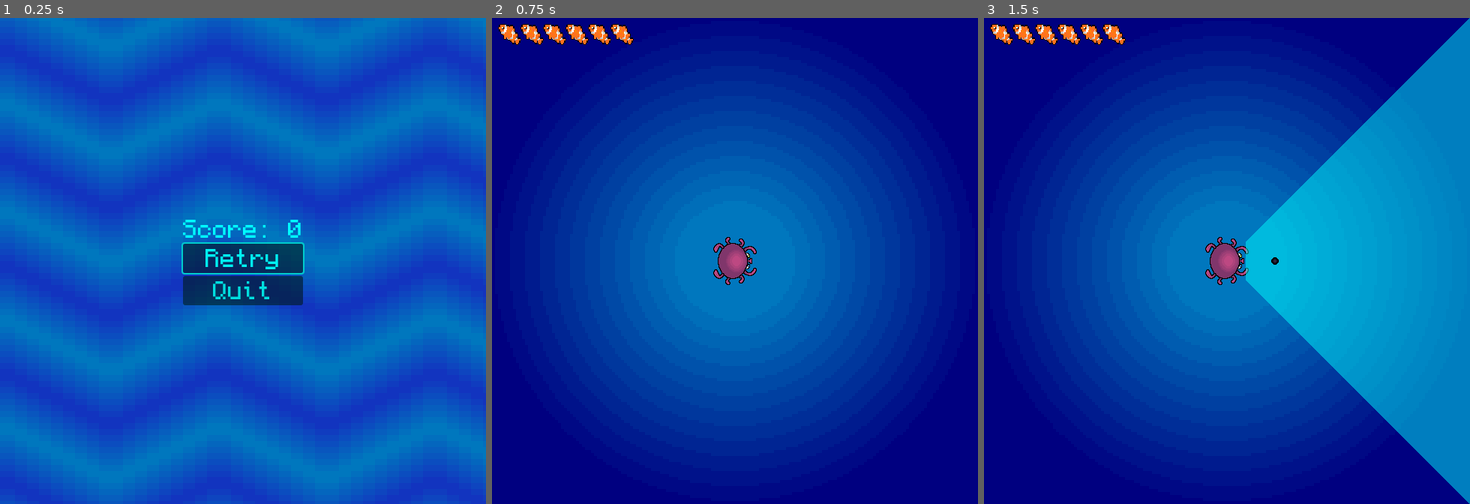
Above: before the commit, frames 1-3 (left to right).
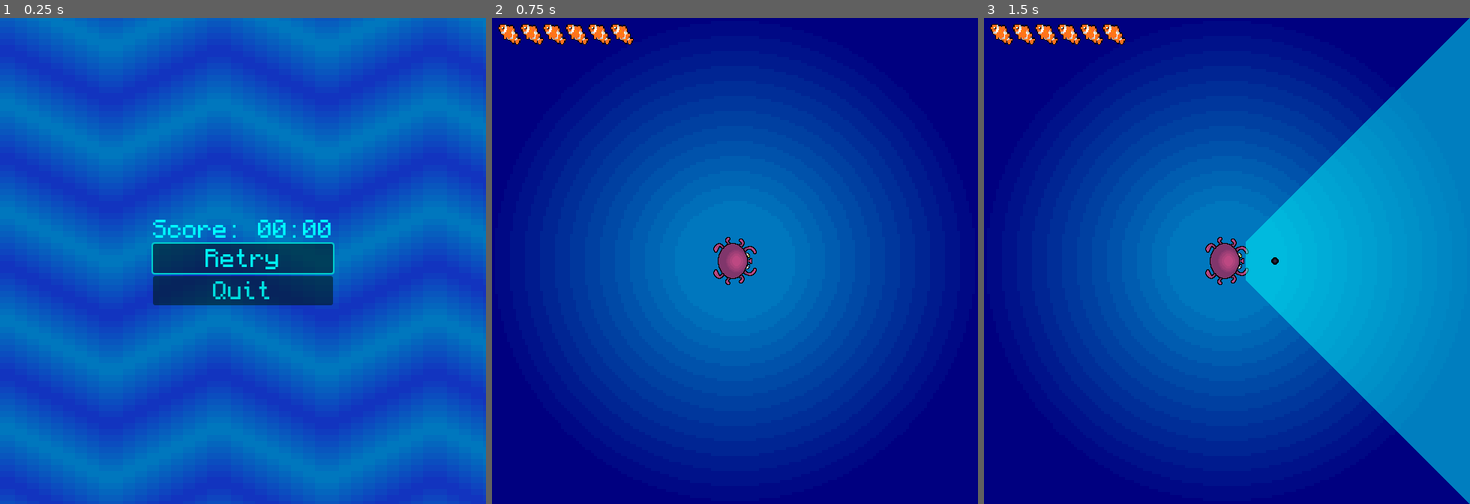
Above: after the commit, the same moments.

Repository: jonael-garcia26/OctoPause
Game: Godot game, scene res://Scenes/GameOver.tscn
Two runs of this game, one before a commit and one after it. Both use one fixed random seed, a clock stepped at 60 frames per second and the inputs below. This scene is started directly instead of the project's main scene.
Inputs:
- Up to frame 1 (0.25 s): no input
- Up to frame 2 (0.75 s): click "Retry" at 0.5 s
- Up to frame 3 (1.5 s): tap Enter at 1.25 s; hold D (right) from 1.28 s (still down)

The runs differ from the first frame. In frame 1, 2.2% of the frame differs, in the area x 31-69%, y 41-60%; in frame 2, nothing differs; in frame 3, nothing differs.

Commit message:
cambie el formato del score timer

Diff:
--- a/Scenes/main.tscn
+++ b/Scenes/main.tscn
@@ -3,7 +3,7 @@
 [ext_resource type="PackedScene" uid="uid://ca20qyc1r7ovv" path="res://Scenes/Puffy.tscn" id="2_qteu8"]
 [ext_resource type="PackedScene" uid="uid://d2wsb3or2oqp2" path="res://Scenes/Swordy.tscn" id="3_i4u0a"]
 [ext_resource type="Texture2D" uid="uid://db1rv5jahoabt" path="res://Assets/Sprites/Background.png" id="3_j76o2"]
-[ext_resource type="PackedScene" uid="uid://c2awl4pj3dnt6" path="res://Scenes/Player.tscn" id="4_46g1p"]
+[ext_resource type="PackedScene" uid="uid://c2awl4pj3dnt6" path="res://Scenes/player.tscn" id="4_46g1p"]
 [ext_resource type="PackedScene" uid="uid://ce3fuy55bbe0l" path="res://Scenes/Killy.tscn" id="4_m0alt"]
 [ext_resource type="PackedScene" uid="uid://666pj4t2irbx" path="res://Scenes/time_stop.tscn" id="7_3g04u"]
 [ext_resource type="PackedScene" uid="uid://d5crpah3s4lv" path="res://gui/nemoContainer.tscn" id="7_l7s0j"]
--- a/Scripts/game_over.gd
+++ b/Scripts/game_over.gd
@@ -1,12 +1,14 @@
 extends Control
 
 @onready var labelScore = $VBoxContainer/LabelScore
+var m = int(Global.Score / 60)
+var s = Global.Score - m * 60
 
 # Called when the node enters the scene tree for the first time.
 func _ready() -> void:
-	pass # Replace with function body.
+	pass
 
 
 # Called every frame. 'delta' is the elapsed time since the previous frame.
 func _process(delta: float) -> void:
-	labelScore.text = "Score: " + str(Global.Score)
+	labelScore.text = "Score: " + '%02d:%02d' % [m,s]
